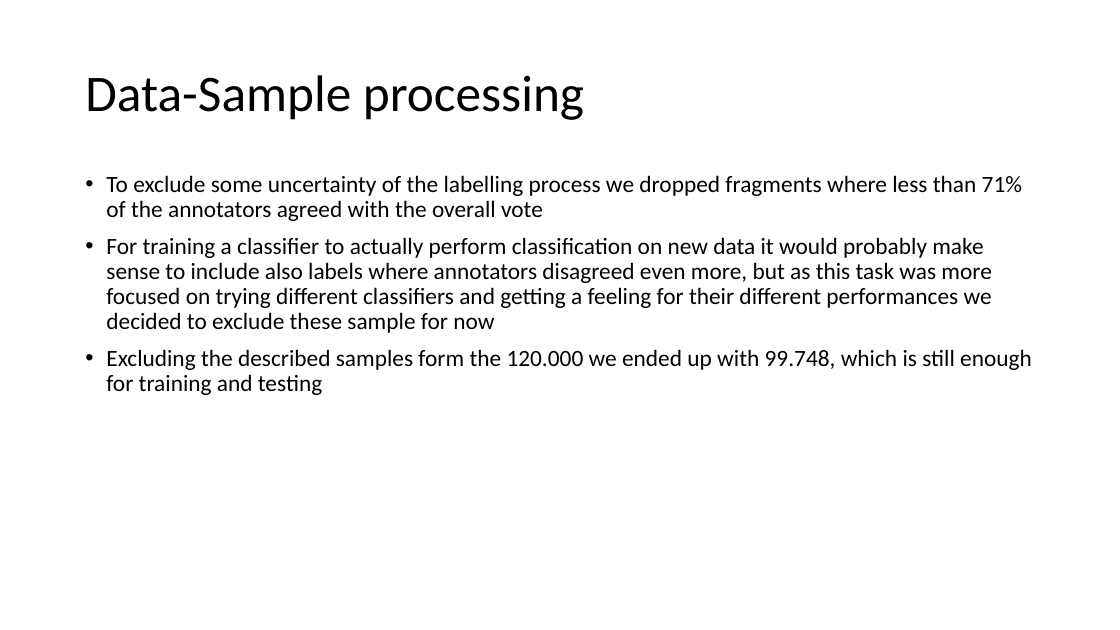
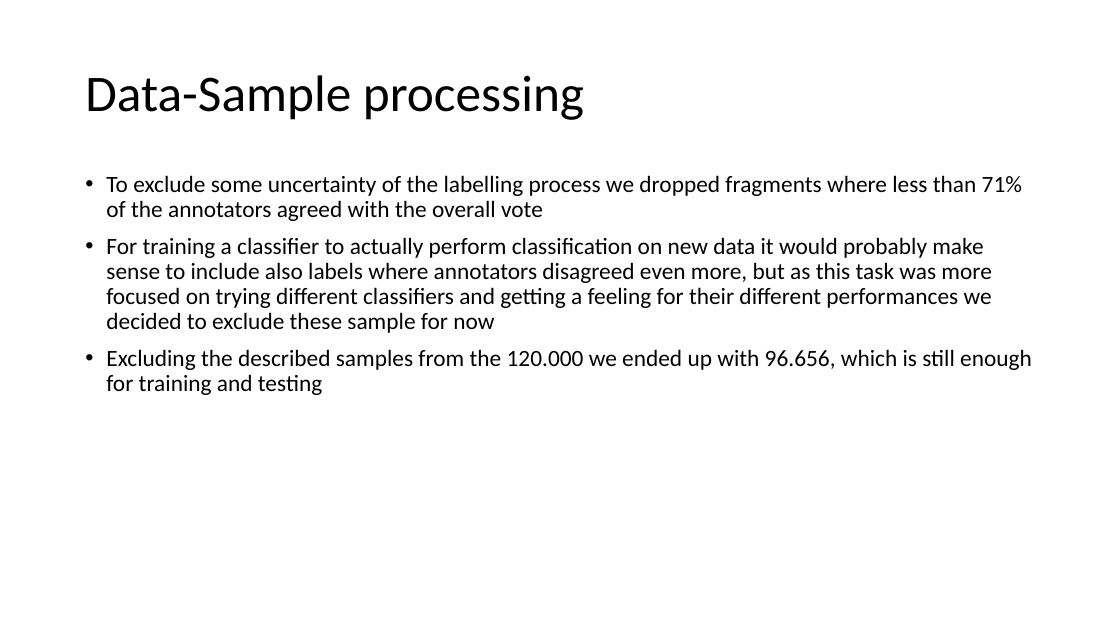
Before and after one commit to sandroassek/SS23_UE_MLPC, a slide deck: slide 4 of Task 3.pptx. Drawn at 1120x630 pixels with LibreOffice and Linux fonts; fonts in the diff are those of the drawing. Boxes give left, top, right and bottom in pixels: in the first picture for what was removed or moved away, otherwise in the second. Text is boxed around its words. In the diff, an @@ line names an element or a change of style, - is before the commit and + after.

```diff
--- a/Task 3.pptx
+++ b/Task 3.pptx
@@ text at [106, 349, 1032, 395]: text changed @@
-• Excluding the described samples form the 120.000 we ended up with 99.748, which is still enough for training and testing
+• Excluding the described samples from the 120.000 we ended up with 96.656, which is still enough for training and testing
```
Also in this commit, not shown: 1 slide added.
